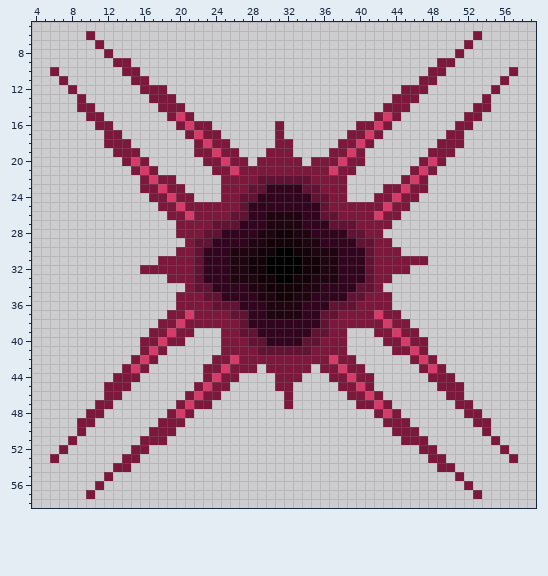
Two versions of one pixel-art file, asset/art/level_map/danger/spinning_spike.aseprite. The picture above was drawn from the file before the commit.
64x64 pixels, 1 frame. Shown: x 4..59, y 5..58.
After the commit:
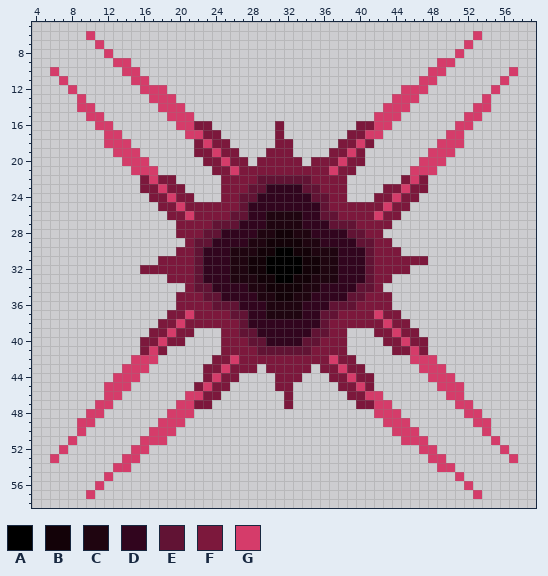
Palette (. is transparent): A #000000  B #130208  C #1f0510  D #31051e  E #611334  F #7c183c  G #d53c6a
Difference:
Layer "Layer 3":
y 6: x 10 F -> G; x 53 F -> G
y 7: x 11 F -> G; x 52 F -> G
y 8: x 12 F -> G; x 51 F -> G
y 9: x 13..14 FF -> GG; x 49..50 FF -> GG
y 10: x 6 F -> G; x 14..15 FF -> GG; x 48..49 FF -> GG; x 57 F -> G
y 11: x 7 F -> G; x 15..16 FF -> GG; x 47..48 FF -> GG; x 56 F -> G
y 12: x 8 F -> G; x 16..18 FFF -> GGG; x 45..47 FFF -> GGG; x 55 F -> G
y 13: x 9 F -> G; x 17..19 FFF -> GGG; x 44..46 FFF -> GGG; x 54 F -> G
y 14: x 9..10 FF -> GG; x 18..20 FFF -> GGG; x 43..45 FFF -> GGG; x 53..54 FF -> GG
y 15: x 10..11 FF -> GG; x 19 F -> G; x 21 F -> G; x 42 F -> G; x 44 F -> G; x 52..53 FF -> GG
y 16: x 11..12 FF -> GG; x 20 F -> G; x 43 F -> G; x 51..52 FF -> GG
y 17: x 12..13 FF -> GG; x 21 F -> G; x 42 F -> G; x 50..51 FF -> GG
y 18: x 12..14 FFF -> GGG; x 49..51 FFF -> GGG
y 19: x 13..15 FFF -> GGG; x 48..50 FFF -> GGG
y 20: x 14 F -> G; x 16 F -> G; x 47 F -> G; x 49 F -> G
y 21: x 15 F -> G; x 17 F -> G; x 46 F -> G; x 48 F -> G
y 42: x 15 F -> G; x 17 F -> G; x 46 F -> G; x 48 F -> G
y 43: x 14 F -> G; x 16 F -> G; x 47 F -> G; x 49 F -> G
y 44: x 13..15 FFF -> GGG; x 48..50 FFF -> GGG
y 45: x 12..14 FFF -> GGG; x 49..51 FFF -> GGG
y 46: x 12..13 FF -> GG; x 21 F -> G; x 42 F -> G; x 50..51 FF -> GG
y 47: x 11..12 FF -> GG; x 20 F -> G; x 43 F -> G; x 51..52 FF -> GG
y 48: x 10..11 FF -> GG; x 19 F -> G; x 21 F -> G; x 42 F -> G; x 44 F -> G; x 52..53 FF -> GG
y 49: x 9..10 FF -> GG; x 18..20 FFF -> GGG; x 43..45 FFF -> GGG; x 53..54 FF -> GG
y 50: x 9 F -> G; x 17..19 FFF -> GGG; x 44..46 FFF -> GGG; x 54 F -> G
y 51: x 8 F -> G; x 16..18 FFF -> GGG; x 45..47 FFF -> GGG; x 55 F -> G
y 52: x 7 F -> G; x 15..16 FF -> GG; x 47..48 FF -> GG; x 56 F -> G
y 53: x 6 F -> G; x 14..15 FF -> GG; x 48..49 FF -> GG; x 57 F -> G
y 54: x 13..14 FF -> GG; x 49..50 FF -> GG
y 55: x 12 F -> G; x 51 F -> G
y 56: x 11 F -> G; x 52 F -> G
y 57: x 10 F -> G; x 53 F -> G
Boxes around the changes in both pictures, in picture pixels (x1, y1, x2, y2):
changed: (50, 31, 194, 175)
changed: (374, 31, 518, 175)
changed: (50, 355, 194, 499)
changed: (374, 355, 518, 499)
